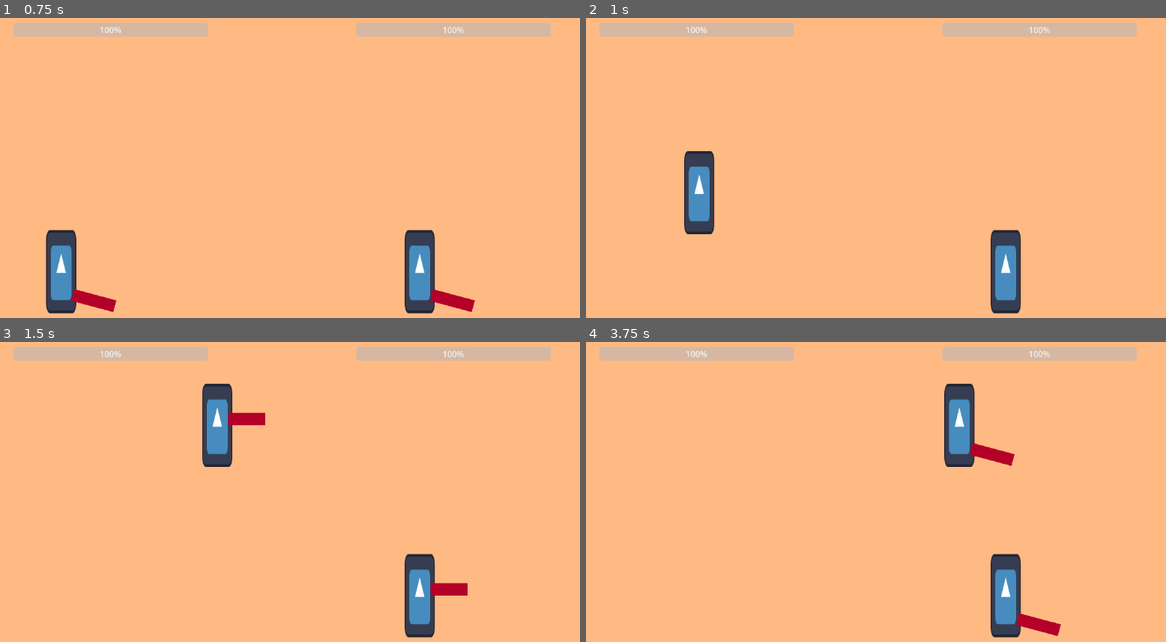
Above: before the commit, frames 1-4 (two rows, left to right).
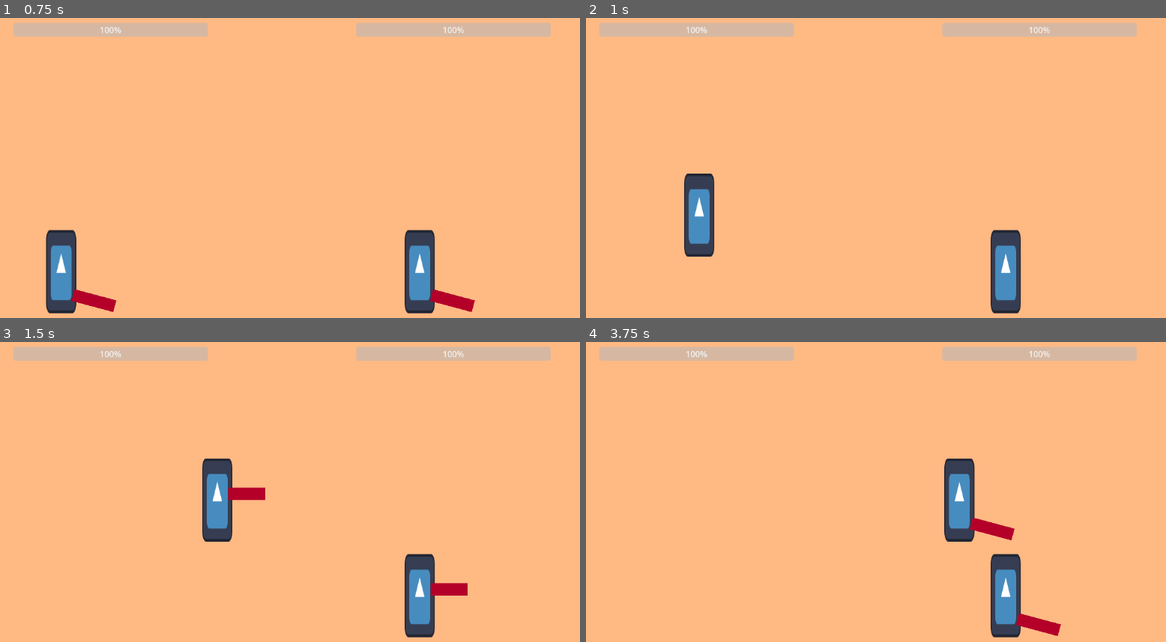
Above: after the commit, the same moments.

Repository: JOACCE/JOACCE-Beta
Game: Godot game, scene res://scenes/o-test/level/arena.tscn
The game is run twice, just before and just after one commit, with the same random seed, the same clock (stepped at 60 frames per second) and the same inputs. The engine's default icon, where the game draws it, is replaced by a stand-in: a white triangle on a blue panel in a dark square.
Inputs:
- Up to frame 1 (0.75 s): tap Enter at 0.5 s; hold D (right) from 0.53 s (still down); tap K (kick) at 0.6 s
- Up to frame 2 (1 s): keep holding D (right); tap Space (jump) at 0.77 s
- Up to frame 3 (1.5 s): keep holding D (right); tap P (punch) at 1.35 s
- Up to frame 4 (3.75 s): tap Space (jump) at 1.52, 3.02 s; release D (right) at 2.03 s; hold A (left) 2.03-2.78 s; tap K (kick) at 2.1, 3.6 s; hold D (right) from 2.78 s (still down); tap P (punch) at 2.85 s

Frame 1 is identical in both runs. In frame 2, 1.3% of the frame differs, in the area x 16-23%, y 44-80%; in frame 3, 3.2%; in frame 4, 3.3%, in the area x 61-74%, y 13-67%.

Commit message:
added damage export (unused)

Diff:
--- a/joacce/scenes/o-test/player/attack.gd
+++ b/joacce/scenes/o-test/player/attack.gd
@@ -3,6 +3,7 @@
 
 @onready var color_rect: ColorRect = $ColorRect
 @onready var hitbox: CollisionShape2D = $Hitarea/Hitbox
+@export var damage : int
 
 var in_action = false
 const linger = 0.3
--- a/joacce/scenes/o-test/player/fighter.gd
+++ b/joacce/scenes/o-test/player/fighter.gd
@@ -1,7 +1,7 @@
 extends CharacterBody2D
 
 var SPEED = 400.0
-var JUMP_VELOCITY = -800.0
+var JUMP_VELOCITY = -600.0
 
 @onready var progress_bar: ProgressBar = $Healthbar/ProgressBar
 @onready var punch: Node2D = $Punch
--- a/joacce/scenes/o-test/player/fighter.tscn
+++ b/joacce/scenes/o-test/player/fighter.tscn
@@ -28,6 +28,7 @@
 
 [node name="Punch" type="Node2D" parent="." unique_id=1646976795]
 script = ExtResource("3_t6ydl")
+damage = 7
 
 [node name="ColorRect" type="ColorRect" parent="Punch" unique_id=53954590]
 offset_left = 21.0
@@ -44,6 +45,7 @@
 
 [node name="Kick" type="Node2D" parent="." unique_id=1080015205]
 script = ExtResource("3_t6ydl")
+damage = 6
 
 [node name="ColorRect" type="ColorRect" parent="Kick" unique_id=908994361]
 offset_left = 25.730412
